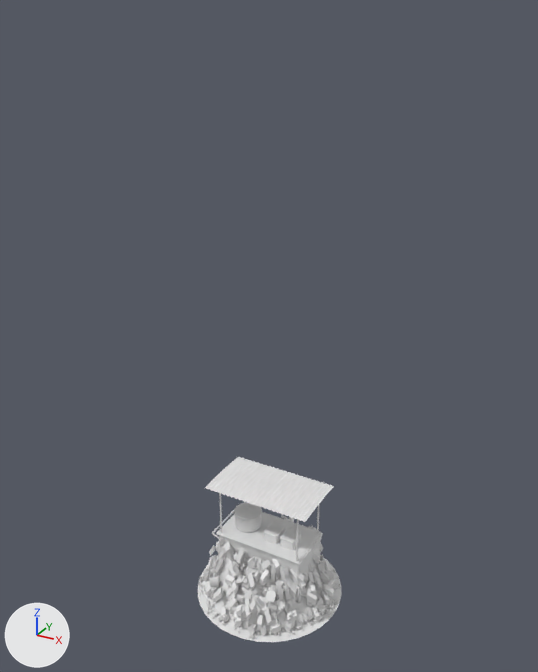
Before and after pictures for a commit that changed the glTF model assets/kit/props.glb.
Both versions are drawn from a 50 mm camera at (4.82, -8.79, 9.09) aimed at (-0.1, 0.16, 4.61). The lights are fixed; the arrows at lower left show +X, +Y and +Z. The older version comes first.

Names of what the first picture shows: 'cart', 'rubble_a', 'rubble_b', 'rubble_c'.
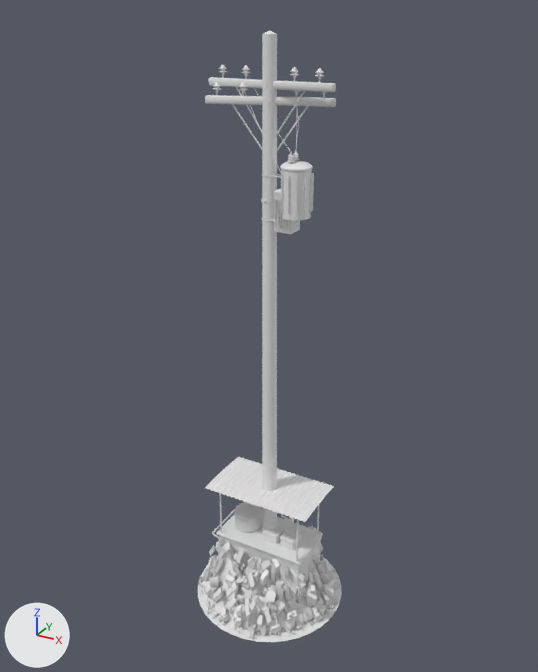
Edits to the scene script, one JSON object a line:
```json
{"op": "add", "block": "mat_porcelain", "code": ["mat_porcelain = bpy.data.materials.new('porcelain')", "# nodes: BsdfPrincipled, Mix, OutputMaterial, VertexColor", "# colours: white #e7e7e7, mixed with the vertex colours"]}
{"op": "add", "block": "mat_wood", "code": ["mat_wood = bpy.data.materials.new('wood')", "# nodes: BsdfPrincipled, Mix, OutputMaterial, VertexColor", "# colours: white #e7e7e7, mixed with the vertex colours"]}
{"op": "add", "block": "mat_tank", "code": ["mat_tank = bpy.data.materials.new('tank')", "# nodes: BsdfPrincipled, Mix, OutputMaterial, VertexColor", "# colours: white #e7e7e7, mixed with the vertex colours"]}
{"op": "add", "block": "me_pole_quarter", "code": ["me_pole_quarter = bpy.data.meshes.new('pole_quarter')", "me_pole_quarter.from_pydata(...)  # 1750 vertices, 3316 faces; spans x -0.9..0.9, y -0.23..0.23, z 0.0..8.84", "# faces by material slot: [740, 476, 1712, 388]", "me_pole_quarter.materials.append(mat_wood)", "me_pole_quarter.materials.append(mat_iron)", "me_pole_quarter.materials.append(mat_porcelain)", "me_pole_quarter.materials.append(mat_tank)"]}
{"op": "add", "block": "me_pole_old", "code": ["me_pole_old = bpy.data.meshes.new('pole_old')", "me_pole_old.from_pydata(...)  # 1648 vertices, 3096 faces; spans x -0.82..0.82, y -0.3..0.3, z 0.0..8.64", "# faces by material slot: [740, 476, 1712, 168]", "me_pole_old.materials.append(mat_wood)", "me_pole_old.materials.append(mat_iron)", "me_pole_old.materials.append(mat_porcelain)", "me_pole_old.materials.append(mat_tank)"]}
{"op": "add", "block": "ob_pole_quarter", "code": ["ob_pole_quarter = bpy.data.objects.new('pole_quarter', me_pole_quarter)", "ob_pole_quarter.location = (0.0, 0.0, 0.0)"]}
{"op": "add", "block": "ob_pole_old", "code": ["ob_pole_old = bpy.data.objects.new('pole_old', me_pole_old)", "ob_pole_old.location = (0.0, 0.0, 0.0)"]}
```

Where the change shows, as pixel boxes (x1, y1, x2, y2) in the pictures (538 x 672 px):
```json
{"object": "pole_quarter", "change": "added", "after": [209, 30, 336, 536], "faces in mat_wood": [209, 30, 336, 536], "faces in mat_tank": [280, 161, 314, 220], "faces in mat_porcelain": [219, 64, 325, 163], "faces in mat_iron": [222, 74, 320, 203]}
{"object": "pole_old", "change": "added", "after": [205, 82, 336, 234], "faces in mat_wood": [205, 95, 336, 107], "faces in mat_tank": [273, 188, 300, 234], "faces in mat_iron": [216, 91, 325, 221], "faces in mat_porcelain": [213, 82, 326, 95]}
```
